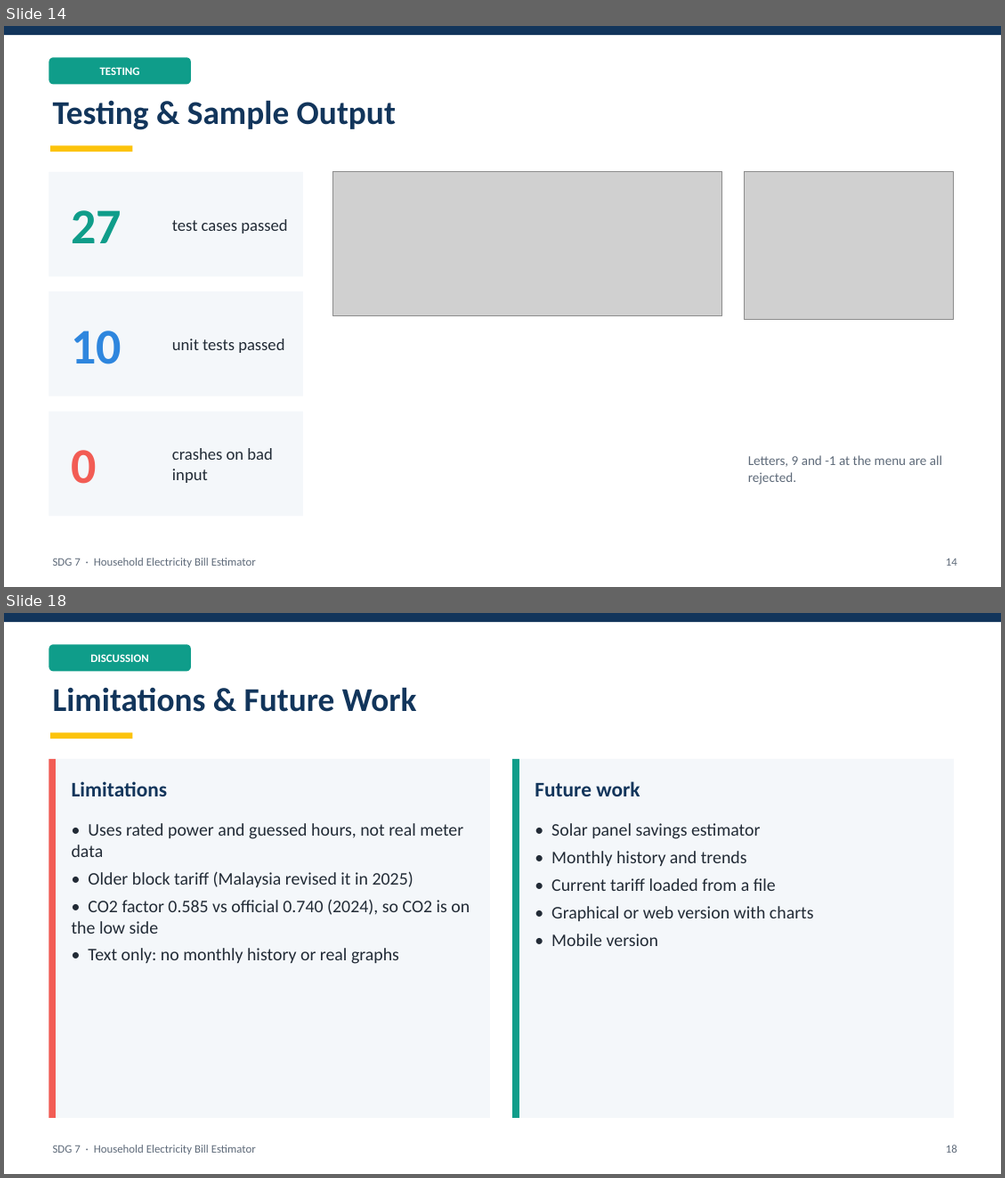
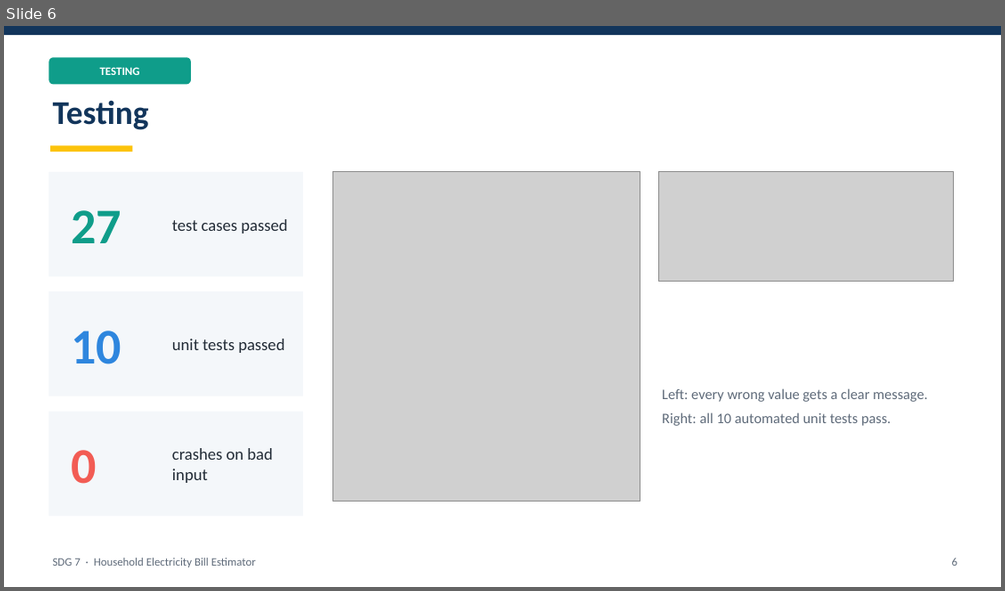
Before and after one commit to mh9d/ELT, a slide deck: docs/Slides_SDG7_Electricity_Bill_Estimator.pptx. Shown one above the other, each under a label of ours: slides 14 and 18 before the commit, slide 6 after it; the slides between them are not shown. The pictures are 1005x1178 and 1005x591 pixels, drawn with LibreOffice and Linux fonts; fonts in the diff are those of the drawing; grey boxes stand for pictures. Boxes give left, top, right and bottom in pixels: in the first picture for what was removed or moved away, otherwise in the second. Text is boxed around its words. In the diff, an @@ line names an element or a change of style, - is before the commit and + after.

```diff
--- a/docs/Slides_SDG7_Electricity_Bill_Estimator.pptx
+++ b/docs/Slides_SDG7_Electricity_Bill_Estimator.pptx
@@ slide 18 removed at (4,613,1001,1174), background #FFFFFF @@
@@ rectangle removed at (4,613,1001,622) @@
@@ rounded rectangle removed at (48,644,191,672) @@
-DISCUSSION
@@ text removed at (53,687,417,712) @@
-Limitations & Future Work
@@ rectangle removed at (50,732,133,738) @@
@@ rectangle removed at (48,759,490,1118) @@
@@ rectangle removed at (48,759,56,1118) @@
@@ rectangle removed at (512,759,954,1118) @@
@@ rectangle removed at (512,759,519,1118) @@
@@ text removed at (72,781,168,796) @@
-Limitations
@@ text removed at (534,781,639,796) @@
-Future work
@@ text removed at (72,823,469,964) @@
-• Uses rated power and guessed hours, not real meter data
-• Older block tariff (Malaysia revised it in 2025)
-• CO2 factor 0.585 vs official 0.740 (2024), so CO2 is on the low side
-• Text only: no monthly history or real graphs
@@ text removed at (551,823,814,946) @@
-• Solar panel savings estimator
-• Monthly history and trends
-• Current tariff loaded from a file
-• Graphical or web version with charts
-• Mobile version
@@ text removed at (53,1144,256,1154) @@
-SDG 7 · Household Electricity Bill Estimator
@@ text removed at (946,1144,957,1152) @@
-18
@@ what was slide 14 is now slide 6 @@
@@ slide 6 changed as well @@
@@ text at (53,100,149,130): text changed @@
-Testing & Sample Output
+Testing
@@ picture: place and size @@
-picture at (333,172,722,315)
+picture at (333,172,639,501)
@@ picture: place and size @@
-picture at (744,172,954,320)
+picture at (658,172,954,281)
@@ text at (662,388,928,426): text changed; size 13 to 14 pt @@
-Letters, 9 and -1 at the menu are all rejected.
+Left: every wrong value gets a clear message.
+Right: all 10 automated unit tests pass.
@@ text at (952,557,957,565): text changed @@
-14
+6
```
Also in this commit, not shown: 2 other slides changed, 4 slides added, 14 other slides removed, 1 other file.
